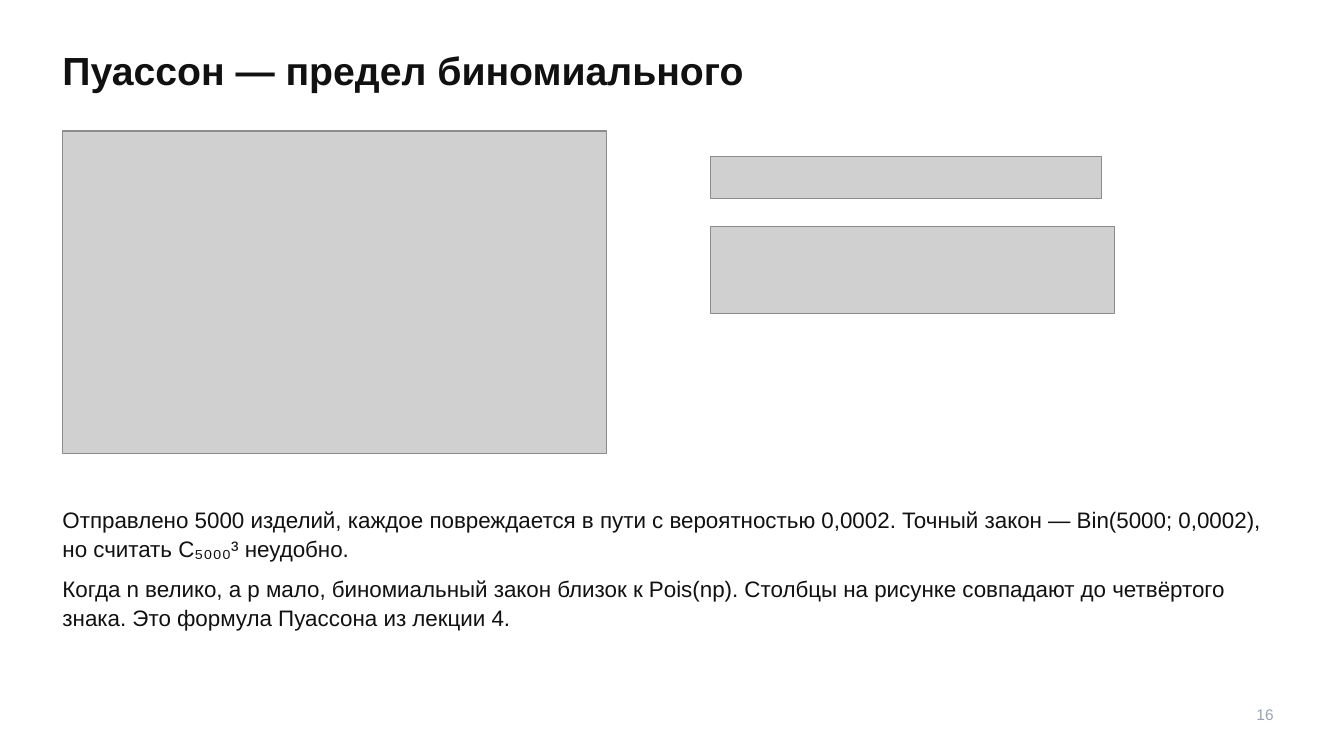
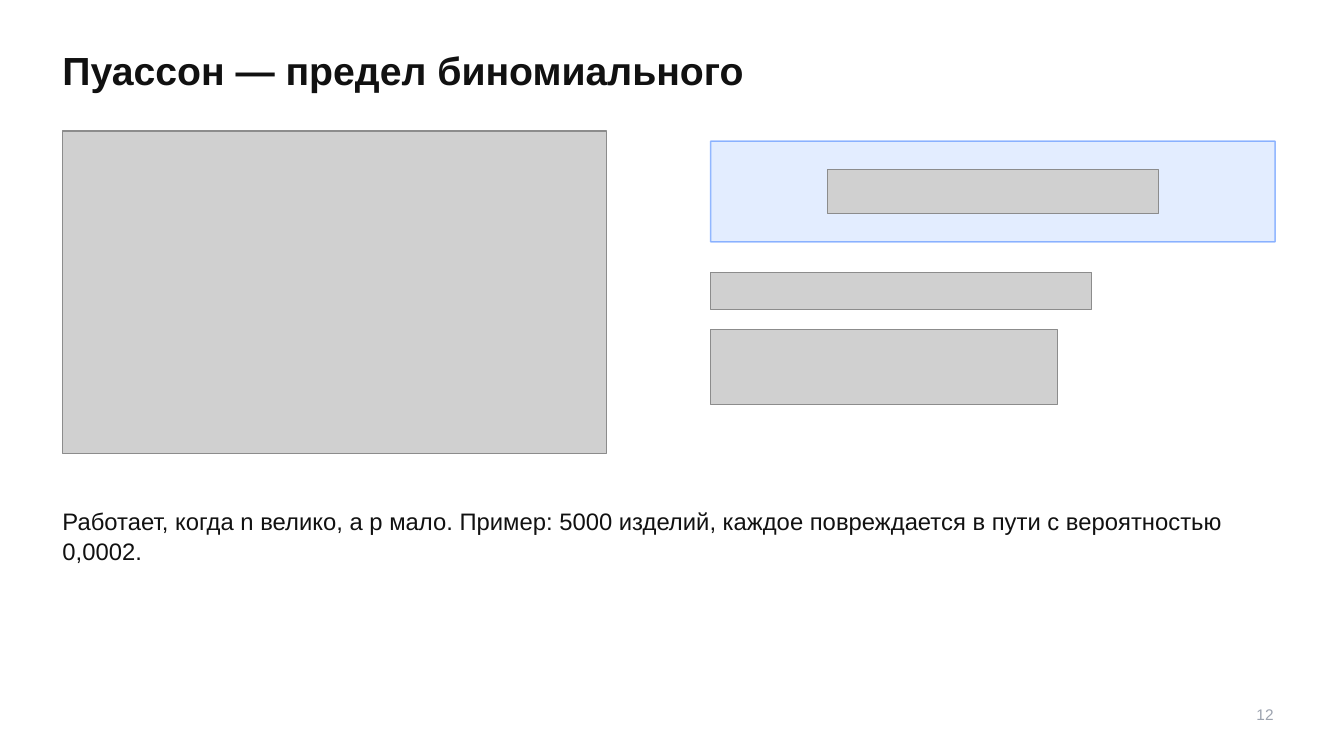
Before and after one commit to TheTonyPub/probability-theory-2026, a slide deck: slide 12 of lectures/06_distributions-17-25-2.pptx (slide 16 before the commit). Drawn at 1344x756 pixels with LibreOffice and Linux fonts; fonts in the diff are those of the drawing; grey boxes stand for pictures. Boxes give left, top, right and bottom in pixels: in the first picture for what was removed or moved away, otherwise in the second. Text is boxed around its words. In the diff, an @@ line names an element or a change of style, - is before the commit and + after.

```diff
--- a/lectures/06_distributions-17-25-2.pptx
+++ b/lectures/06_distributions-17-25-2.pptx
@@ rectangle added at <box>711,141,1275,242</box>, fill #1F6BFF at 12% opacity, outline #1F6BFF 1 pt @@
@@ picture removed at <box>711,156,1102,199</box> @@
@@ picture added at <box>828,169,1158,214</box> @@
@@ picture removed at <box>711,227,1114,314</box> @@
@@ picture added at <box>711,272,1092,310</box> @@
@@ picture added at <box>711,330,1058,404</box> @@
@@ text at <box>62,512,1222,563</box>: text changed; size 16 to 17 pt @@
-Отправлено 5000 изделий, каждое повреждается в пути с вероятностью 0,0002. Точный закон — Bin(5000; 0,0002), но считать C₅₀₀₀³ неудобно.
-Когда n велико, а p мало, биномиальный закон близок к Pois(np). Столбцы на рисунке совпадают до четвёртого знака. Это формула Пуассона из лекции 4.
+Работает, когда n велико, а p мало. Пример: 5000 изделий, каждое повреждается в пути с вероятностью 0,0002.
@@ text at <box>1256,709,1273,720</box>: text changed @@
-16
+12
```
Also in this commit, not shown: 31 other slides changed, 14 slides added, 24 slides removed.
